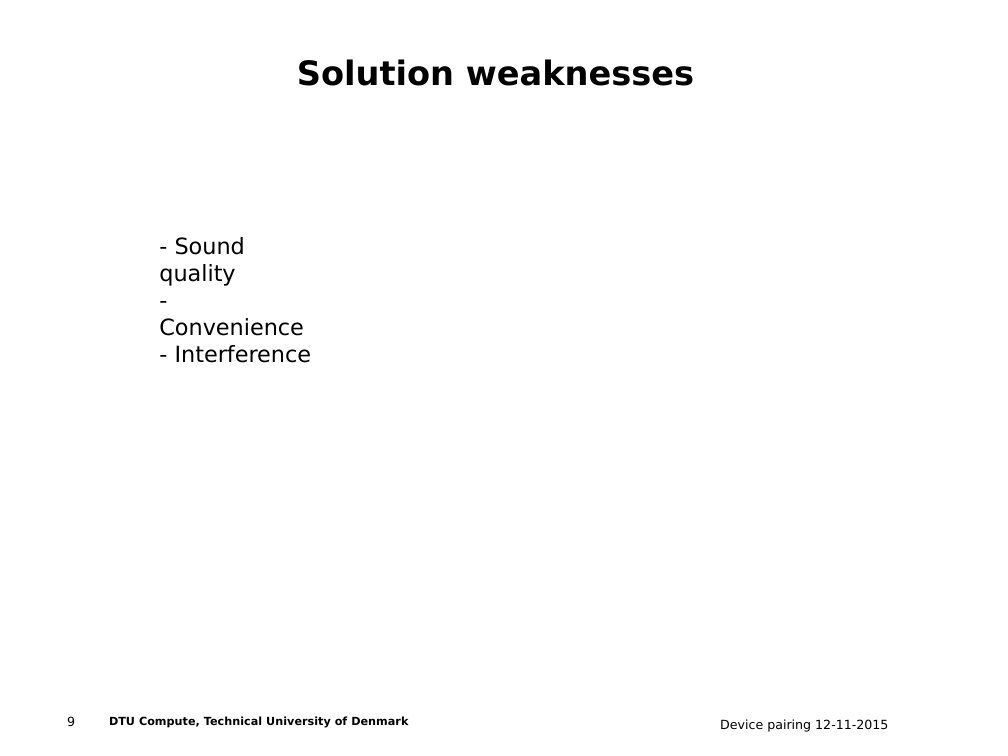
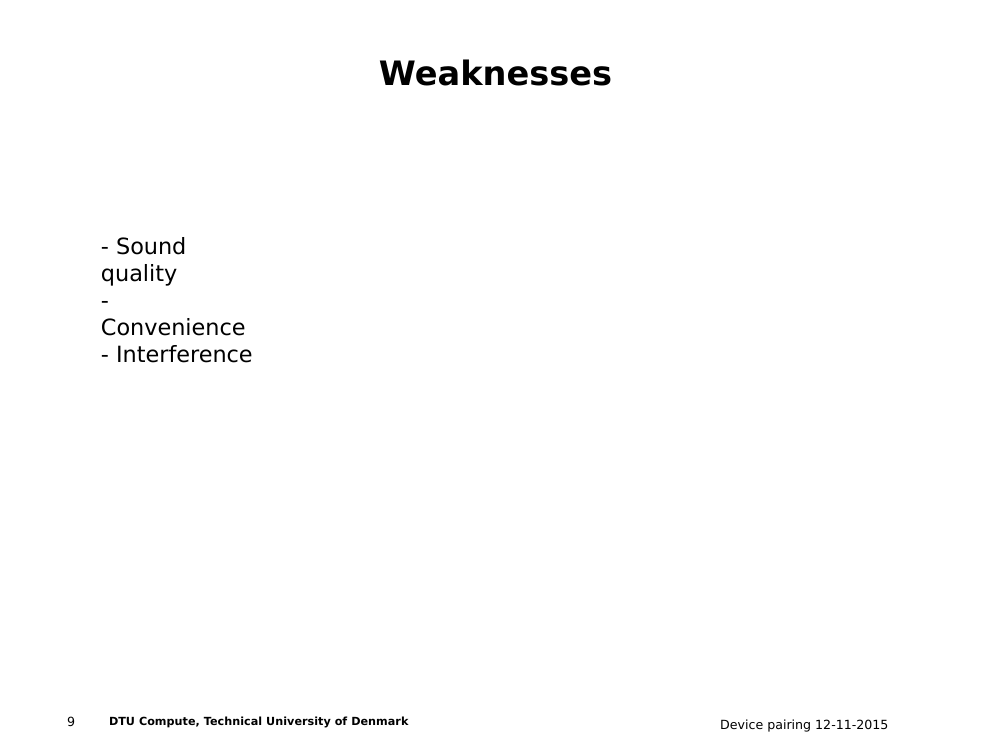
Before and after one commit to ttsoftware/applied-cryptography, a slide deck: slide 9 of Audio-based Out of Band Channel key exchange.ppt. Drawn at 1008x756 pixels with LibreOffice and Linux fonts; fonts in the diff are those of the drawing; background and template pictures are left out. Boxes give left, top, right and bottom in pixels: in the first picture for what was removed or moved away, otherwise in the second. Text is boxed around its words. In the diff, an @@ line names an element or a change of style, - is before the commit and + after.

```diff
--- a/Audio-based Out of Band Channel key exchange.ppt
+++ b/Audio-based Out of Band Channel key exchange.ppt
@@ text at [379,59,612,86]: text changed @@
-Solution weaknesses
+Weaknesses
@@ text "- Sound quality": place and size @@
-text "- Sound quality" at [159,237,312,363]
+text "- Sound quality" at [101,237,253,363]
```
Also in this commit, not shown: 5 other slides changed.
